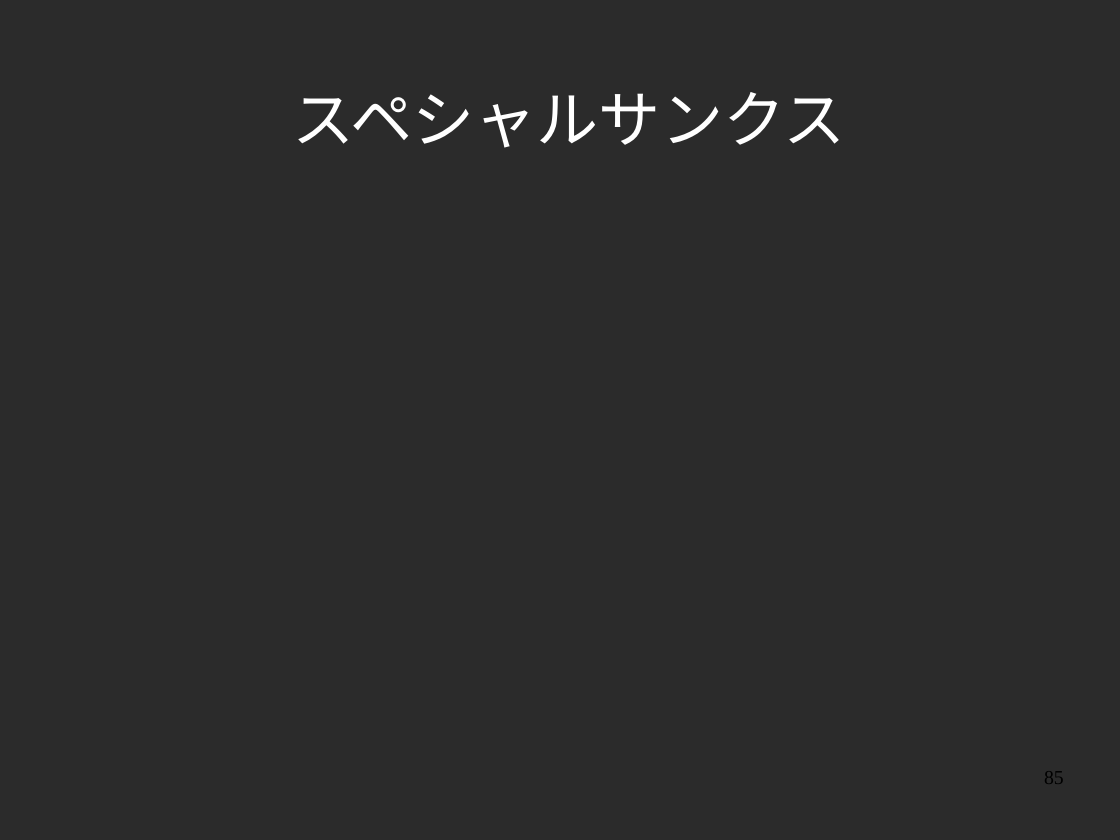
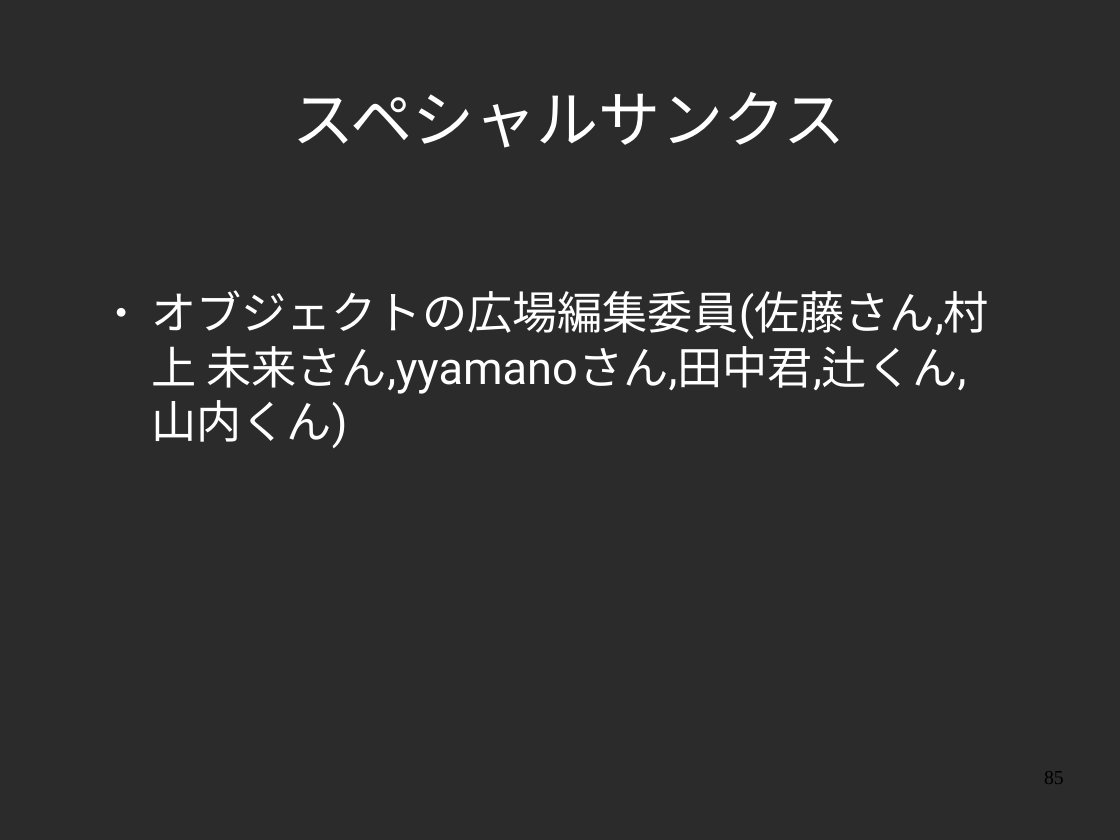
Before and after one commit to yojik/yojik-lib, a slide deck: slide 85 of 2009devsumi/oo_exercise/doc/devsum.odp. Drawn at 1120x840 pixels with LibreOffice and Linux fonts; fonts in the diff are those of the drawing; background and template pictures are left out; a plain dark background stands for a picture behind light text. Boxes give left, top, right and bottom in pixels: in the first picture for what was removed or moved away, otherwise in the second. Text is boxed around its words. In the diff, an @@ line names an element or a change of style, - is before the commit and + after.

```diff
--- a/2009devsumi/oo_exercise/doc/devsum.odp
+++ b/2009devsumi/oo_exercise/doc/devsum.odp
@@ text added at bbox=[151, 290, 989, 448], 32 pt, text #FFFFFF @@
+● オブジェクトの広場編集委員(佐藤さん,村上 未来さん,yyamanoさん,田中君,辻くん,山内くん)
```
